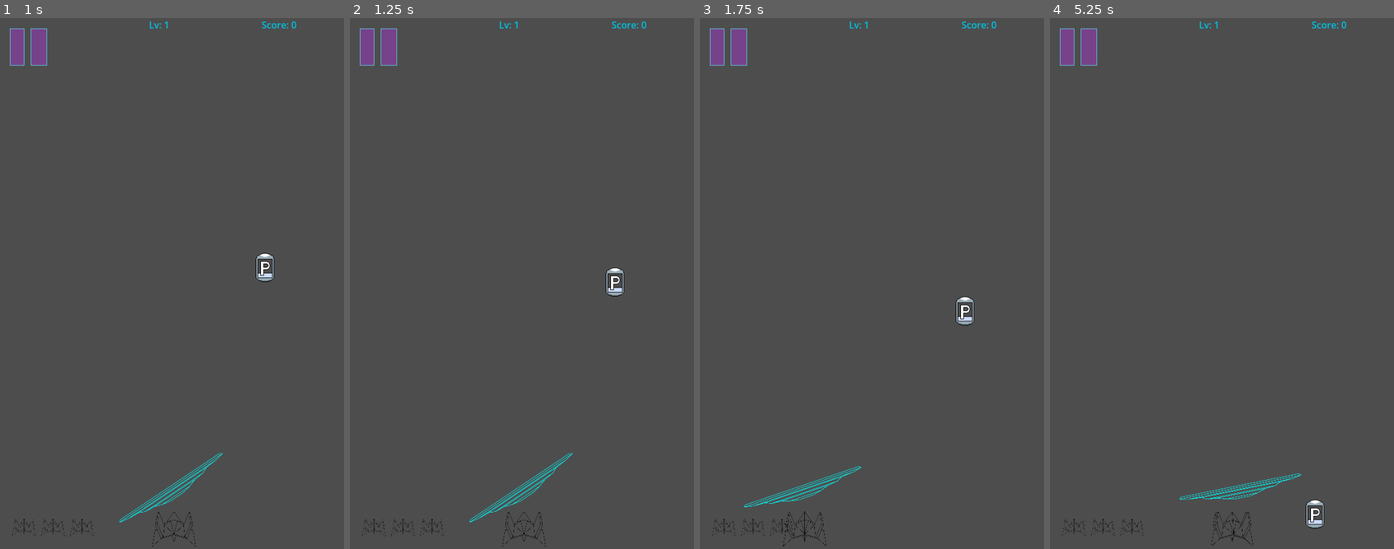
Above: before the commit, frames 1-4 (left to right).
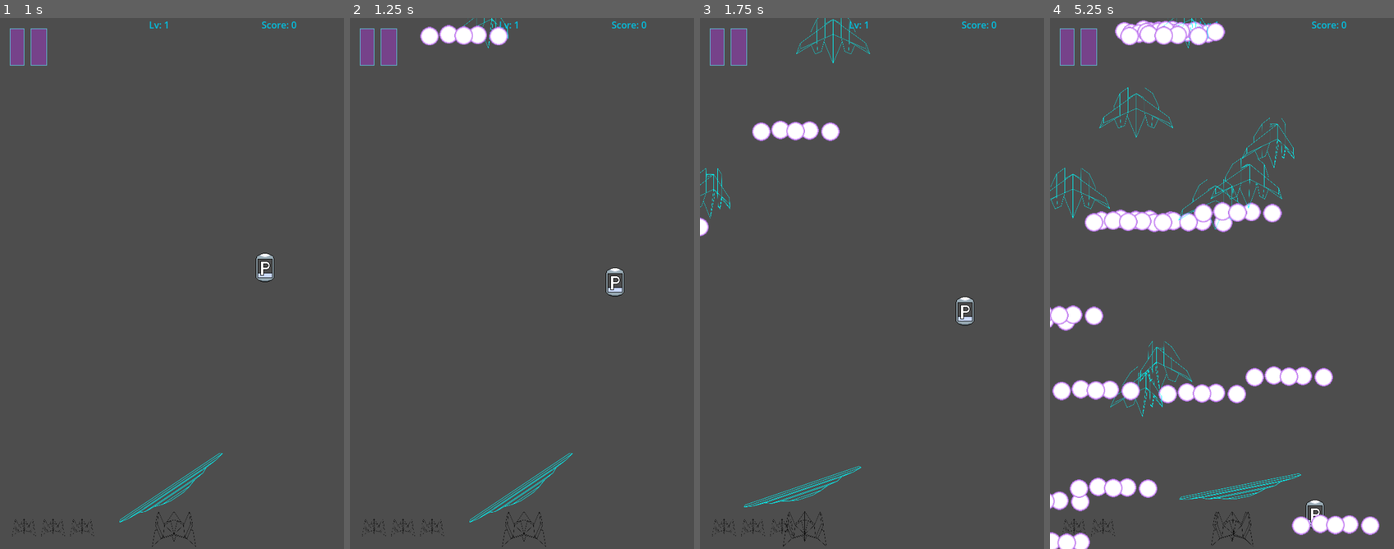
Above: after the commit, the same moments.

Repository: dommie123/Bullet_Hell
Game: Godot game, scene res://nodes/main.tscn
Two runs of this game, one before a commit and one after it. Both use one fixed random seed, a clock stepped at 60 frames per second and the inputs below.
Inputs (mouse positions are in pixels of both pictures, inside the frame that each line leads up to):
- Up to frame 1 (1 s): move the mouse to (175, 490) at 0.52 s; press the mouse at (175, 490) at 0.53 s
- Up to frame 2 (1.25 s): no input
- Up to frame 3 (1.75 s): move the mouse to (803, 310) at 1.27 s; release the mouse at (803, 310) at 1.28 s; right-click (803, 310) at 1.35 s
- Up to frame 4 (5.25 s): move the mouse to (1259, 166) at 2.02 s; tap Space (shift) at 2.1, 4.35 s; move the mouse to (1208, 389) at 2.77 s; click (1208, 389) at 2.85 s; move the mouse to (1328, 363) at 3.52 s; hold Right mouse button (rotate_right) 3.53-4.28 s; move the mouse to (1118, 203) at 4.27 s; move the mouse to (1242, 283) at 5.02 s; press the mouse at (1242, 283) at 5.03 s

Frame 1 is identical in both runs. In frame 2, 0.8% of the frame differs, in the area x 20-47%, y 0-6%; in frame 3, 1.2%; in frame 4, 9.2%, in the area x 0-96%, y 0-100%.
Error before the commit: Cannot call method 'instantiate' on a null value. (res://scripts/enemy_spawner.gd:29)

Commit message:
any message lmao

Diff:
--- a/nodes/enemy.tscn
+++ b/nodes/enemy.tscn
@@ -5,7 +5,6 @@
 [ext_resource type="PackedScene" path="res://nodes/powerup.tscn" id="3_yc7vu"]
 [ext_resource type="Texture2D" uid="uid://ba2mkwk5jdfxp" path="res://assets/Enemies/Enemy.png" id="3_yx85k"]
 [ext_resource type="Texture2D" uid="uid://c0okcoxrhgvx3" path="res://assets/Enemies/Basic Ship/Basic Enemy frame 1.svg" id="4_720fu"]
-
 [ext_resource type="Shader" path="res://textures/neon.gdshader" id="4_ddaqq"]
 [ext_resource type="Texture2D" uid="uid://cjgbl8afy2efl" path="res://assets/Enemies/Basic Ship/Basic Enemy frame 2.svg" id="5_cq3p0"]
 [ext_resource type="Texture2D" uid="uid://drlcewihn4yge" path="res://assets/Enemies/Basic Ship/Basic Enemy frame 3.svg" id="6_xrvdb"]
@@ -102,33 +101,120 @@
 [sub_resource type="AtlasTexture" id="AtlasTexture_3s8t1"]
 atlas = ExtResource("3_yx85k")
 region = Rect2(1152, 0, 64, 64)
-[gd_scene load_steps=10 format=3 uid="uid://l53fkglr44r4"]
-
-[ext_resource type="Script" path="res://scripts/enemy.gd" id="1_m52gn"]
-[ext_resource type="PackedScene" uid="uid://bbwfo67k6imi6" path="res://nodes/bullet.tscn" id="2_yxds1"]
-[ext_resource type="PackedScene" uid="uid://ct0s05l6kyqbn" path="res://nodes/powerup.tscn" id="3_yc7vu"]
-[ext_resource type="Texture2D" uid="uid://b6jlo05eiwig" path="res://assets/Enemies/Haxor/Haxor frame 1.svg" id="4_mej7e"]
-[ext_resource type="Texture2D" uid="uid://bk4ibcu7w6wfw" path="res://assets/Enemies/Haxor/Haxor frame 2.svg" id="5_2w7qs"]
-[ext_resource type="Texture2D" uid="uid://dws1xs2jkjcfu" path="res://assets/Enemies/Haxor/Haxor frame 3.svg" id="6_c8ttd"]
-[ext_resource type="Texture2D" uid="uid://yg0j4rvsq0vp" path="res://assets/Enemies/Haxor/Haxor frame 4.svg" id="7_a8jko"]
 
 [sub_resource type="SpriteFrames" id="SpriteFrames_3dpxp"]
 animations = [{
 "frames": [{
 "duration": 1.0,
-"texture": ExtResource("4_mej7e")
-}, {
-"duration": 1.0,
-"texture": ExtResource("5_2w7qs")
-}, {
-"duration": 1.0,
-"texture": ExtResource("6_c8ttd")
-}, {
-"duration": 1.0,
-"texture": ExtResource("7_a8jko")
+"texture": ExtResource("4_720fu")
+}, {
+"duration": 1.0,
+"texture": ExtResource("5_cq3p0")
+}, {
+"duration": 1.0,
+"texture": ExtResource("6_xrvdb")
+}, {
+"duration": 1.0,
+"texture": ExtResource("7_1riuc")
+}],
+"loop": false,
+"name": &"Aimbot",
+"speed": 5.0
+}, {
+"frames": [{
+"duration": 1.0,
+"texture": ExtResource("8_26l3j")
+}, {
+"duration": 1.0,
+"texture": ExtResource("9_nsecx")
+}, {
+"duration": 1.0,
+"texture": ExtResource("10_euxad")
+}, {
+"duration": 1.0,
+"texture": ExtResource("11_mjvwu")
 }],
 "loop": true,
-"name": &"default",
+"name": &"Gigabyte",
+"speed": 5.0
+}, {
+"frames": [{
+"duration": 1.0,
+"texture": ExtResource("12_enpql")
+}, {
+"duration": 1.0,
+"texture": ExtResource("13_ubfer")
+}, {
+"duration": 1.0,
+"texture": ExtResource("14_8723t")
+}, {
+"duration": 1.0,
+"texture": ExtResource("15_rdnv1")
+}],
+"loop": true,
+"name": &"Megabyte",
+"speed": 5.0
+}, {
+"frames": [{
+"duration": 1.0,
+"texture": SubResource("AtlasTexture_qvxsb")
+}, {
+"duration": 1.0,
+"texture": SubResource("AtlasTexture_uu5b6")
+}, {
+"duration": 1.0,
+"texture": SubResource("AtlasTexture_ovid5")
+}, {
+"duration": 1.0,
+"texture": SubResource("AtlasTexture_ck5ey")
+}, {
+"duration": 1.0,
+"texture": SubResource("AtlasTexture_qttmh")
+}, {
+"duration": 1.0,
+"texture": SubResource("AtlasTexture_o27t5")
+}, {
+"duration": 1.0,
+"texture": SubResource("AtlasTexture_v4372")
+}, {
+"duration": 1.0,
+"texture": SubResource("AtlasTexture_1gvxc")
+}, {
+"duration": 1.0,
+"texture": SubResource("AtlasTexture_wpspk")
+}, {
+"duration": 1.0,
+"texture": SubResource("AtlasTexture_5put2")
+}, {
+"duration": 1.0,
+"texture": SubResource("AtlasTexture_cxc8b")
+}, {
+"duration": 1.0,
+"texture": SubResource("AtlasTexture_2bfwa")
+}, {
+"duration": 1.0,
+"texture": SubResource("AtlasTexture_ux4ht")
+}, {
+"duration": 1.0,
+"texture": SubResource("AtlasTexture_ir73b")
+}, {
+"duration": 1.0,
+"texture": SubResource("AtlasTexture_g4c2h")
+}, {
+"duration": 1.0,
+"texture": SubResource("AtlasTexture_n2nfg")
+}, {
+"duration": 1.0,
+"texture": SubResource("AtlasTexture_5tsju")
+}, {
+"duration": 1.0,
+"texture": SubResource("AtlasTexture_qcp0o")
+}, {
+"duration": 1.0,
+"texture": SubResource("AtlasTexture_3s8t1")
+}],
+"loop": true,
+"name": &"default (old)",
 "speed": 24.0
 }]
 
@@ -153,13 +239,11 @@
 enemyColor = 1
 
 [node name="AnimatedSprite2D" type="AnimatedSprite2D" parent="."]
-
 material = SubResource("ShaderMaterial_akt5c")
 rotation = 1.5708
 scale = Vector2(0.167, 0.167)
-
 sprite_frames = SubResource("SpriteFrames_3dpxp")
-frame_progress = 0.58604
+animation = &"Megabyte"
 
 [node name="BulletLauncher" type="Node2D" parent="."]
 position = Vector2(0, 18)
